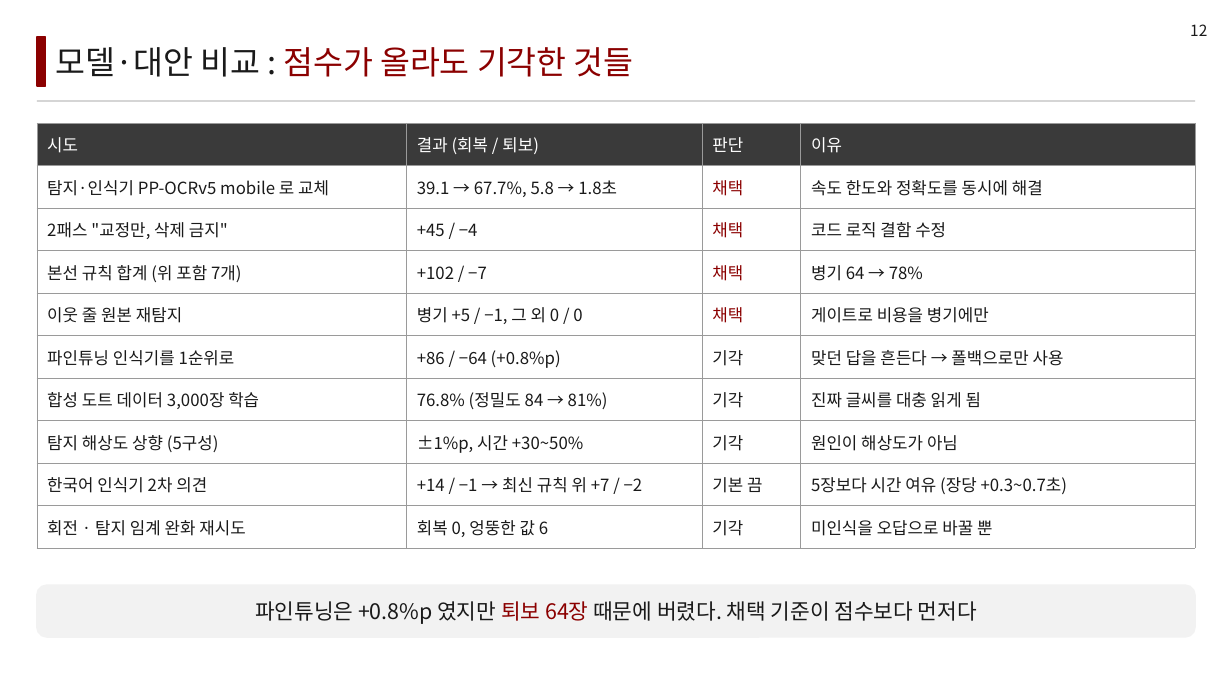
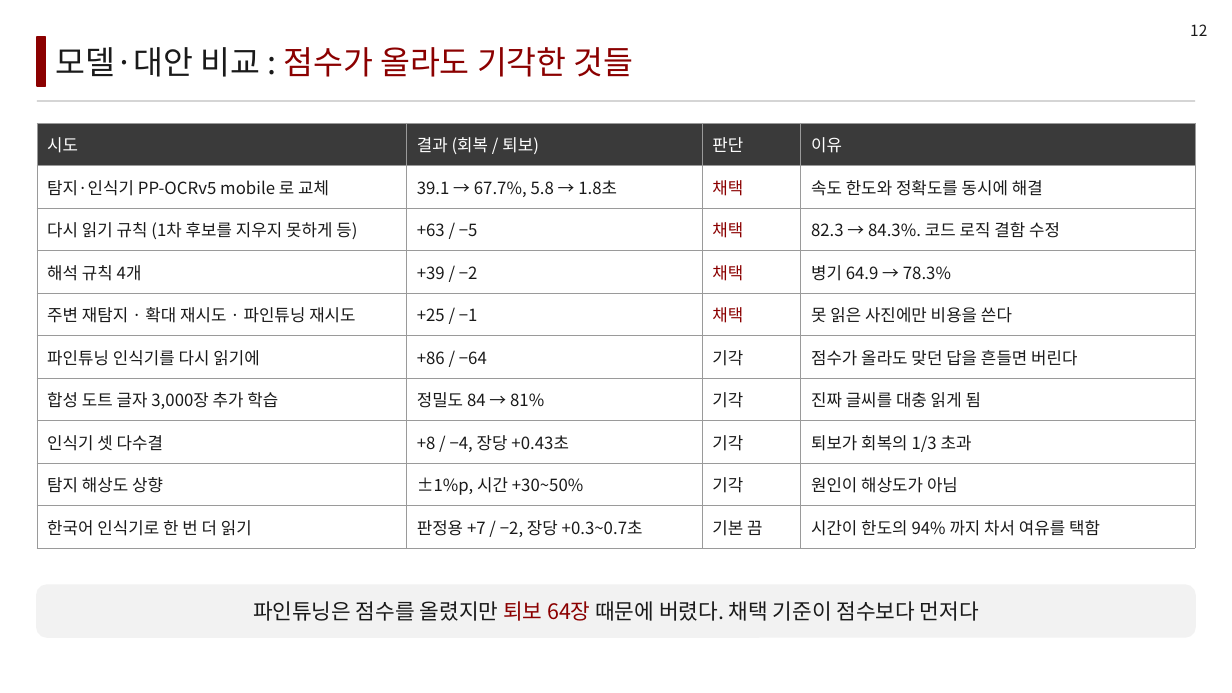
Before and after one commit to LEEbyeongchul/itda3-CODE-subway, a slide deck: slide 12 of 발표/[CODE]_서브웨이_본선발표.pptx. Drawn at 1232x693 pixels with LibreOffice and Linux fonts; fonts in the diff are those of the drawing. Boxes give left, top, right and bottom in pixels: in the first picture for what was removed or moved away, otherwise in the second. Text is boxed around its words. In the diff, an @@ line names an element or a change of style, - is before the commit and + after.

```diff
--- a/발표/[CODE]_서브웨이_본선발표.pptx
+++ b/발표/[CODE]_서브웨이_본선발표.pptx
@@ table at (37,123,1195,548) @@
-row 3: 2패스 "교정만, 삭제 금지" | +45 / −4 | 채택 | 코드 로직 결함 수정
+row 3: 다시 읽기 규칙 (1차 후보를 지우지 못하게 등) | +63 / −5 | 채택 | 82.3 → 84.3%. 코드 로직 결함 수정
-row 4: 본선 규칙 합계 (위 포함 7개) | +102 / −7 | 채택 | 병기 64 → 78%
+row 4: 해석 규칙 4개 | +39 / −2 | 채택 | 병기 64.9 → 78.3%
-row 5: 이웃 줄 원본 재탐지 | 병기 +5 / −1, 그 외 0 / 0 | 채택 | 게이트로 비용을 병기에만
+row 5: 주변 재탐지 · 확대 재시도 · 파인튜닝 재시도 | +25 / −1 | 채택 | 못 읽은 사진에만 비용을 쓴다
-row 6: 파인튜닝 인식기를 1순위로 | +86 / −64 (+0.8%p) | 기각 | 맞던 답을 흔든다 → 폴백으로만 사용
+row 6: 파인튜닝 인식기를 다시 읽기에 | +86 / −64 | 기각 | 점수가 올라도 맞던 답을 흔들면 버린다
-row 7, column 1: 합성 도트 데이터 3,000장 학습
+row 7, column 1: 합성 도트 글자 3,000장 추가 학습
-row 7, column 2: 76.8% (정밀도 84 → 81%)
+row 7, column 2: 정밀도 84 → 81%
-row 8: 탐지 해상도 상향 (5구성) | ±1%p, 시간 +30~50% | 기각 | 원인이 해상도가 아님
+row 8: 인식기 셋 다수결 | +8 / −4, 장당 +0.43초 | 기각 | 퇴보가 회복의 1/3 초과
-row 9: 한국어 인식기 2차 의견 | +14 / −1 → 최신 규칙 위 +7 / −2 | 기본 끔 | 5장보다 시간 여유 (장당 +0.3~0.7초)
+row 9: 탐지 해상도 상향 | ±1%p, 시간 +30~50% | 기각 | 원인이 해상도가 아님
-row 10: 회전 · 탐지 임계 완화 재시도 | 회복 0, 엉뚱한 값 6 | 기각 | 미인식을 오답으로 바꿀 뿐
+row 10: 한국어 인식기로 한 번 더 읽기 | 판정용 +7 / −2, 장당 +0.3~0.7초 | 기본 끔 | 시간이 한도의 94% 까지 차서 여유를 택함
@@ text at (253,601,979,621): text changed @@
-파인튜닝은 +0.8%p 였지만 퇴보 64장 때문에 버렸다. 채택 기준이 점수보다 먼저다
+파인튜닝은 점수를 올렸지만 퇴보 64장 때문에 버렸다. 채택 기준이 점수보다 먼저다
```
Also in this commit, not shown: 10 other slides changed, 10 other files.
